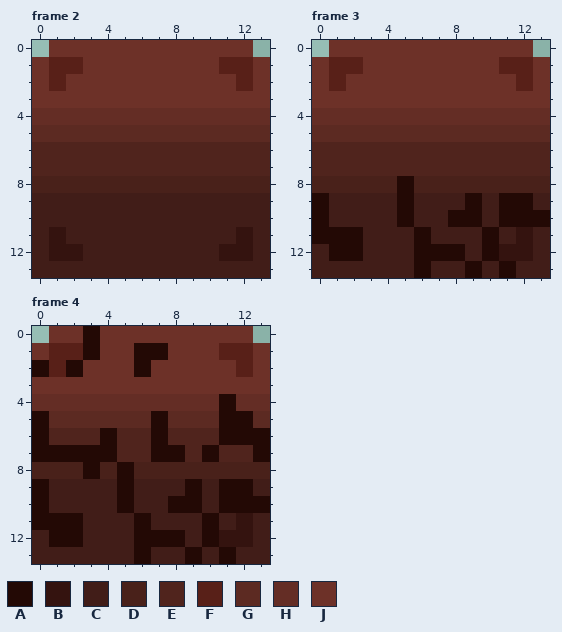
Pixel-art file: Assets/Images/breakable.aseprite. Above: the version before the commit.
14x14 pixels, 9 frames. Colours within 5 levels of each other are drawn and written as one. Shown: frame 2, frame 3, frame 4. The commit also changed other frames, which this record leaves out.
Palette (. is transparent): A #230905  B #34130f  C #411d18  D #49211a  E #50241d  F #582018  G #5c2a22  H #642d25  J #6d3128
Pixels before, frame 2, first column x 0:
 0 .JJJJJJJJJJJJ.
 1 JFFJJJJJJJJFFJ
 2 JFJJJJJJJJJJFJ
 3 JJJJJJJJJJJJJJ
 4 HHHHHHHHHHHHHH
 5 GGGGGGGGGGGGGG
 6 EEEEEEEEEEEEEE
 7 EEEEEEEEEEEEEE
 8 DDDDDDDDDDDDDD
 9 CCCCCCCCCCCCCC
10 CCCCCCCCCCCCCC
11 CBCCCCCCCCCCBC
12 CBBCCCCCCCCBBC
13 CCCCCCCCCCCCCC
Pixels before, frame 3, first column x 0:
 0 .JJJJJJJJJJJJ.
 1 JFFJJJJJJJJFFJ
 2 JFJJJJJJJJJJFJ
 3 JJJJJJJJJJJJJJ
 4 HHHHHHHHHHHHHH
 5 GGGGGGGGGGGGGG
 6 EEEEEEEEEEEEEE
 7 EEEEEEEEEEEEEE
 8 DDDDDADDDDDDDD
 9 ACCCCACCCACAAC
10 ACCCCACCAACAAA
11 AAACCCACCCACBC
12 CAACCCAAACABBC
13 CCCCCCACCACACC
Pixels before, frame 4, first column x 0:
 0 .JJAJJJJJJJJJ.
 1 JFFAJJAAJJJFFJ
 2 AFAJJJAJJJJJFJ
 3 JJJJJJJJJJJJJJ
 4 HHHHHHHHHHHAHH
 5 AGGGGGGAGGGAAG
 6 AEEEAEEAEEEAAA
 7 AAAAAEEAAEAEEA
 8 DDDADADDDDDDDD
 9 ACCCCACCCACAAC
10 ACCCCACCAACAAA
11 AAACCCACCCACBC
12 CAACCCAAACABBC
13 CCCCCCACCACACC
Now the later version:
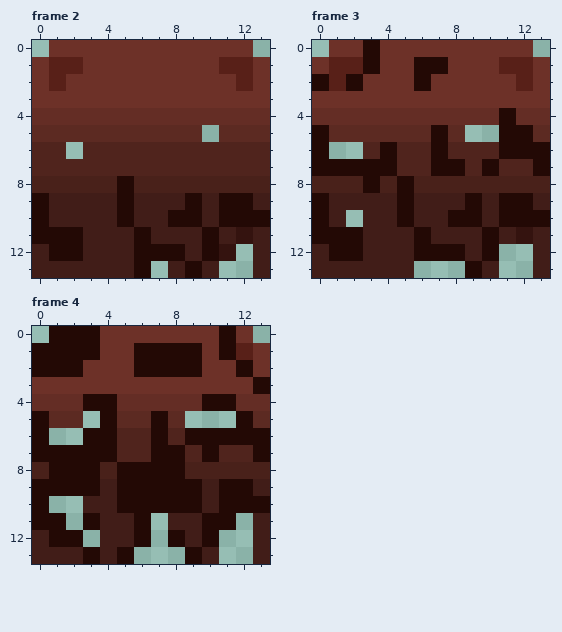
Changes in this commit:
Frame 2:
y 5: x 10 G -> .
y 6: x 2 E -> .
y 8: x 5 D -> A
y 9: x 0 C -> A; x 5 C -> A; x 9 C -> A; x 11..12 CC -> AA
y 10: x 0 C -> A; x 5 C -> A; x 8..9 CC -> AA; x 11..13 CCC -> AAA
y 11: x 0..2 CBC -> AAA; x 6 C -> A; x 10 C -> A
y 12: x 1..2 BB -> AA; x 6..8 CCC -> AAA; x 10 C -> A; x 12 B -> .
y 13: x 6..7 CC -> A.; x 9 C -> A; x 11..12 CC -> ..
Frame 3:
y 0: x 3 J -> A
y 1: x 3 J -> A; x 6..7 JJ -> AA
y 2: x 0 J -> A; x 2 J -> A; x 6 J -> A
y 4: x 11 H -> A
y 5: x 0 G -> A; x 7 G -> A; x 9..12 GGGG -> ..AA
y 6: x 0..2 EEE -> A..; x 4 E -> A; x 7 E -> A; x 11..13 EEE -> AAA
y 7: x 0..4 EEEEE -> AAAAA; x 7..8 EE -> AA; x 10 E -> A; x 13 E -> A
y 8: x 3 D -> A
y 10: x 2 C -> .
y 12: x 11..12 BB -> ..
y 13: x 6..8 ACC -> ...; x 11..12 AC -> ..
Frame 4:
y 0: x 1..2 JJ -> AA; x 11 J -> A
y 1: x 0..2 JFF -> AAA; x 8..9 JJ -> AA; x 11 F -> A
y 2: x 1 F -> A; x 7..9 JJJ -> AAA; x 12 F -> A
y 3: x 13 J -> A
y 4: x 3..4 HH -> AA; x 10 H -> A
y 5: x 3..4 GG -> .A; x 9..11 GGA -> ...
y 6: x 1..3 EEE -> ..A; x 9..10 EE -> AA
y 8: x 1..2 DD -> AA; x 6..8 DDD -> AAA
y 9: x 1..3 CCC -> AAA; x 6..8 CCC -> AAA
y 10: x 1..2 CC -> ..; x 6..7 CC -> AA
y 11: x 2..3 AC -> .A; x 7 C -> .; x 11..12 CB -> A.
y 12: x 3 C -> .; x 7 A -> .; x 11..12 BB -> ..
y 13: x 3 C -> A; x 5..8 CACC -> A...; x 11..12 AC -> ..
Boxes around the changes in both pictures, in picture pixels (x1, y1, x2, y2):
erased: (202, 125, 219, 142)
changed: (32, 142, 270, 278)
changed: (312, 40, 550, 227)
erased: (414, 244, 533, 278)
changed: (32, 326, 270, 564)
